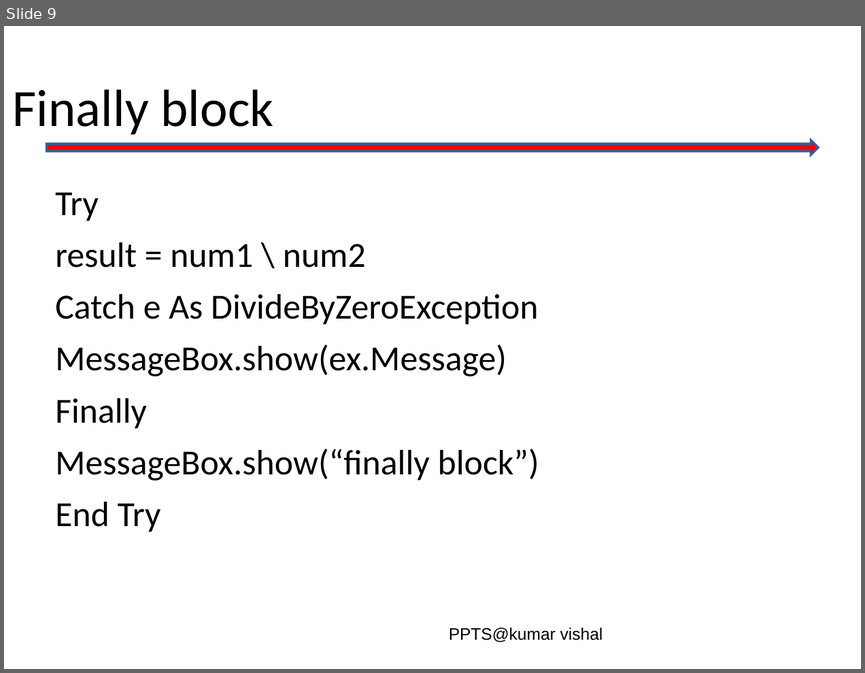
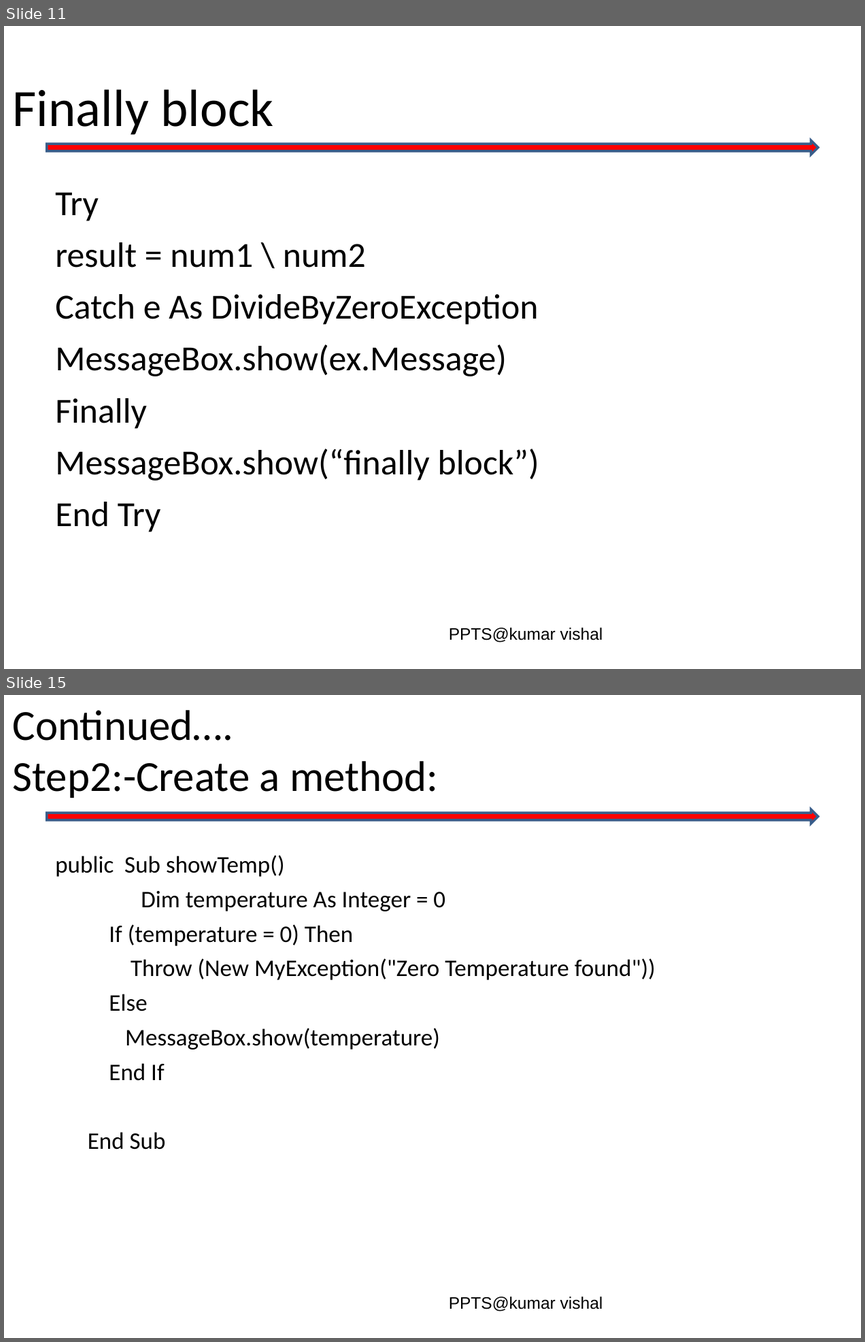
Before and after one commit to vishalamc/visualbasic, a slide deck: Exception handling.ppt. Shown one above the other, each under a label of ours: slide 9 before the commit, slides 11 and 15 after it; the slides between them are not shown. The pictures are 865x673 and 865x1342 pixels, drawn with LibreOffice and Linux fonts; fonts in the diff are those of the drawing; background and template pictures are left out. Boxes give left, top, right and bottom in pixels: in the first picture for what was removed or moved away, otherwise in the second. Text is boxed around its words. In the diff, an @@ line names an element or a change of style, - is before the commit and + after.

```diff
--- a/Exception handling.ppt
+++ b/Exception handling.ppt
@@ slide 15 added at bbox=[4, 695, 861, 1338], background #FFFFFF; not listed: 2 template elements that a slide beside it also shows @@
@@ title added at bbox=[13, 710, 438, 798], 36 pt, text #000000 @@
+Continued….
+Step2:-Create a method:
@@ text added at bbox=[55, 855, 655, 1149], 20 pt, text #000000 @@
+public Sub showTemp()
+Dim temperature As Integer = 0
+If (temperature = 0) Then
+Throw (New MyException("Zero Temperature found"))
+Else
+MessageBox.show(temperature)
+End If
+End Sub
@@ what was slide 9 is now slide 11 @@
```
Also in this commit, not shown: 4 slides changed, 6 other slides added, 1 slide removed, 7 other files.
